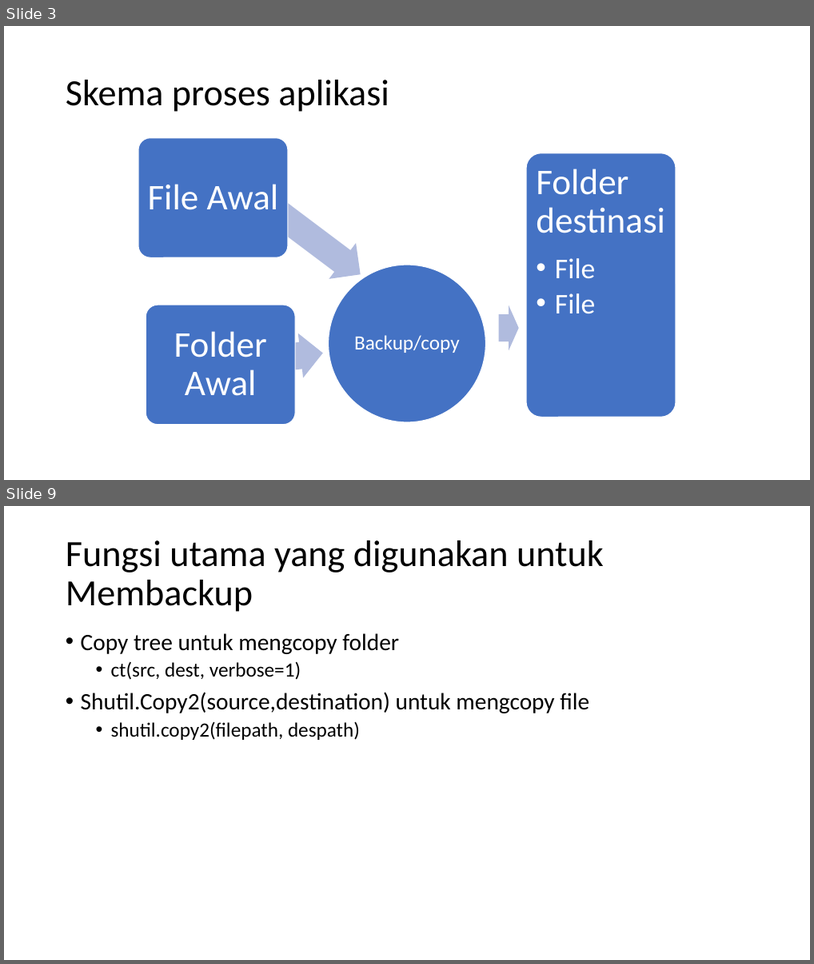
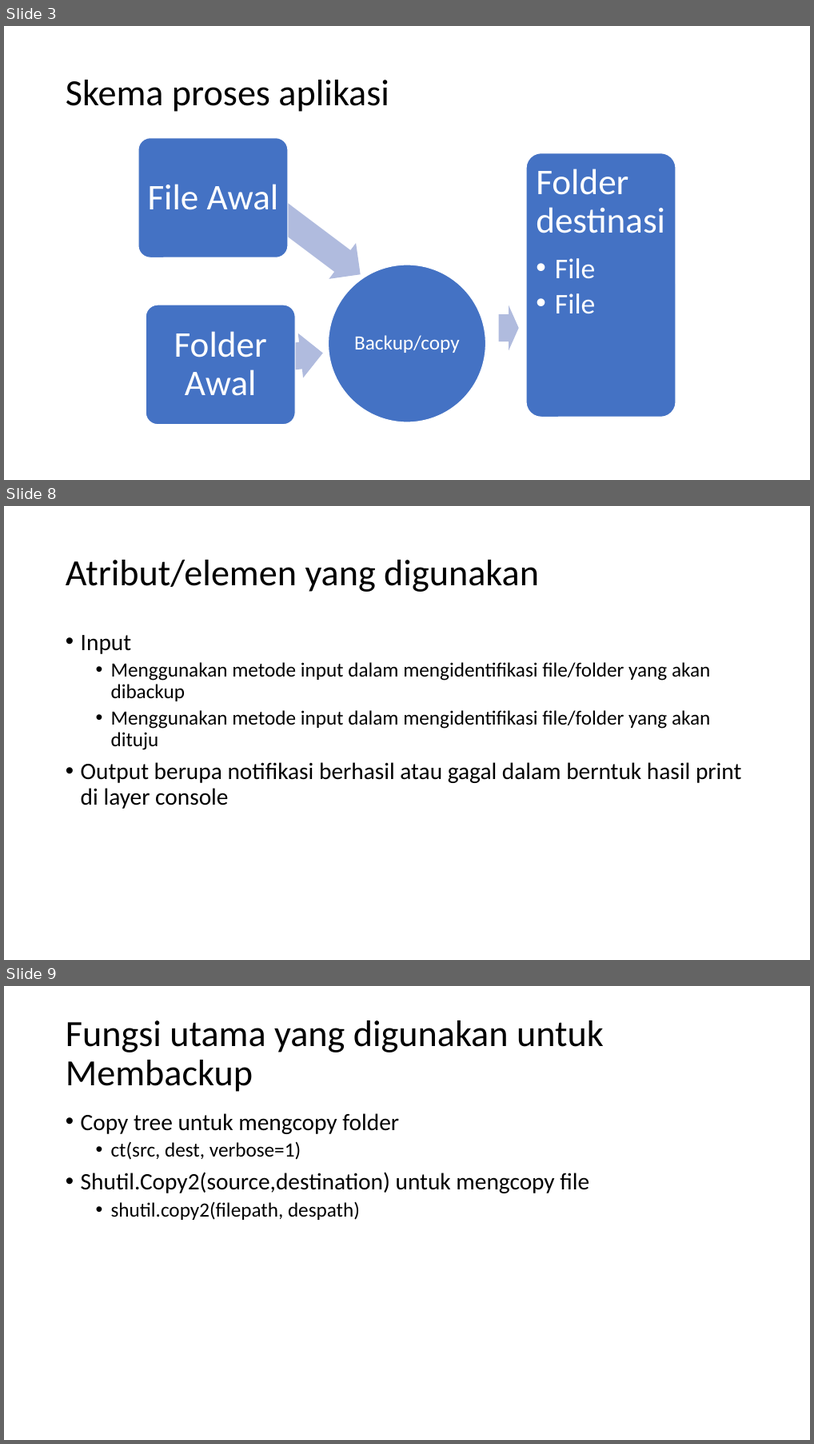
Before and after one commit to skeith/backupr, a slide deck: Aplikasi Backup file atau folder dengan Python-tkinter_baru.pptx. Shown one above the other, each under a label of ours: slides 3 and 9 before the commit, slides 3, 8 and 9 after it; the slides between them are not shown. The pictures are 814x964 and 814x1444 pixels, drawn with LibreOffice and Linux fonts; fonts in the diff are those of the drawing. Boxes give left, top, right and bottom in pixels: in the first picture for what was removed or moved away, otherwise in the second. Text is boxed around its words. In the diff, an @@ line names an element or a change of style, - is before the commit and + after.

```diff
--- a/Aplikasi Backup file atau folder dengan Python-tkinter_baru.pptx
+++ b/Aplikasi Backup file atau folder dengan Python-tkinter_baru.pptx
@@ slide 8 added at box(4, 506, 810, 960), background #FFFFFF @@
@@ title added at box(66, 560, 539, 592), 44 pt, text #000000 @@
+Atribut/elemen yang digunakan
@@ text added at box(81, 635, 742, 808), 24 pt, text #000000 @@
+• Input
+  • Menggunakan metode input dalam mengidentifikasi file/folder yang akan dibackup
+  • Menggunakan metode input dalam mengidentifikasi file/folder yang akan dituju
+• Output berupa notifikasi berhasil atau gagal dalam berntuk hasil print di layer console
```
Also in this commit, not shown: 6 slides changed, 7 other slides added, 1 slide removed.
